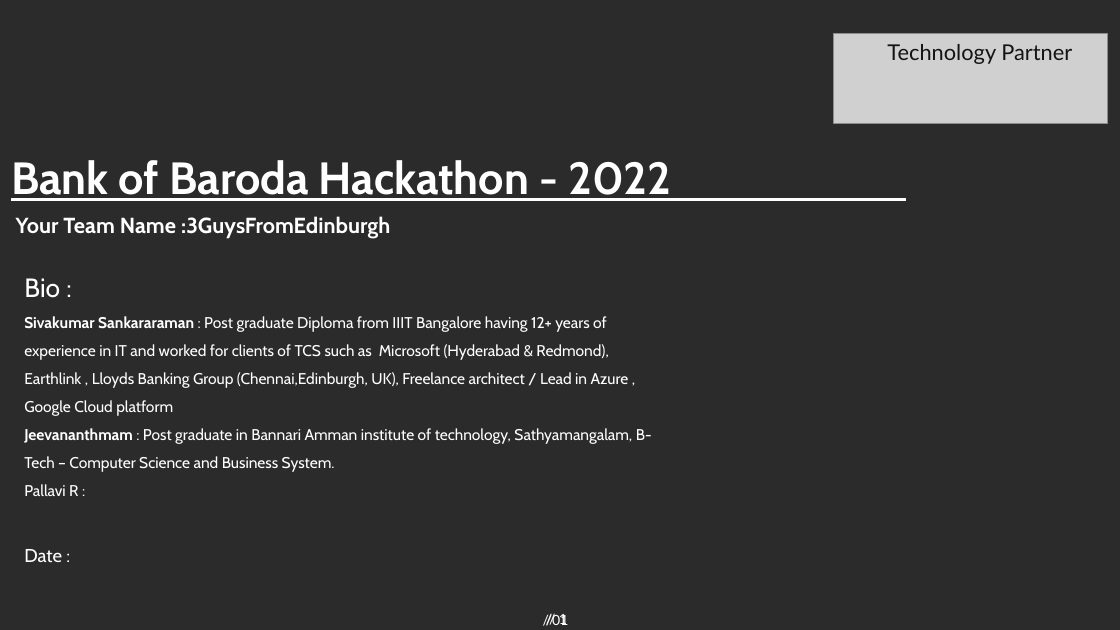
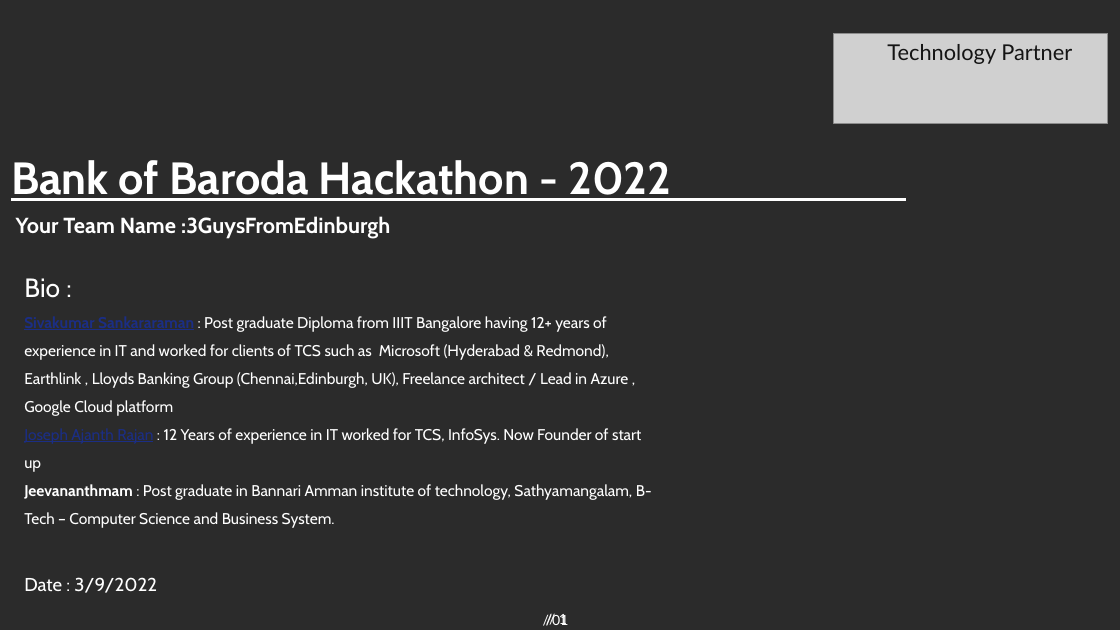
Before and after one commit to siva-tcs/TG-Auto-check, a slide deck: slide 1 of bob_automatedcheck_3GuysFromEdinburgh.pptx. Drawn at 1120x630 pixels with LibreOffice and Linux fonts; fonts in the diff are those of the drawing; grey boxes stand for pictures; background and template pictures are left out; a plain dark background stands for a picture behind light text. Boxes give left, top, right and bottom in pixels: in the first picture for what was removed or moved away, otherwise in the second. Text is boxed around its words. In the diff, an @@ line names an element or a change of style, - is before the commit and + after.

```diff
--- a/bob_automatedcheck_3GuysFromEdinburgh.pptx
+++ b/bob_automatedcheck_3GuysFromEdinburgh.pptx
@@ text at [24, 316, 629, 416]: text colour #FFFFFF to #1B2E85, underline on in "Sivakumar Sankararaman" @@
@@ text at [24, 428, 641, 472]: paragraph added @@
+Joseph Ajanth Rajan : 12 Years of experience in IT worked for TCS, InfoSys. Now Founder of start up
@@ text at [24, 484, 78, 562]: text changed; size 10 to 12 pt @@
-Pallavi R :
-Date :
+Date : 3/9/2022
```
Also in this commit, not shown: 2 other slides changed.
